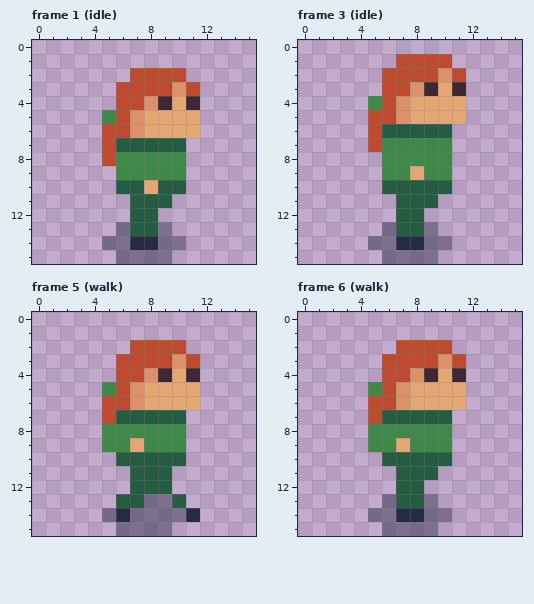
Pixel-art file -- assets/sprites/asefiles/beth.ase. This is how it looked before the edit.
16x16 pixels, 13 frames. Shown: frame 1 (idle), frame 3 (idle), frame 5 (walk), frame 6 (walk). The old version is drawn lined up with the new one. The commit also changed other frames, which this record leaves out.
Now the later version:
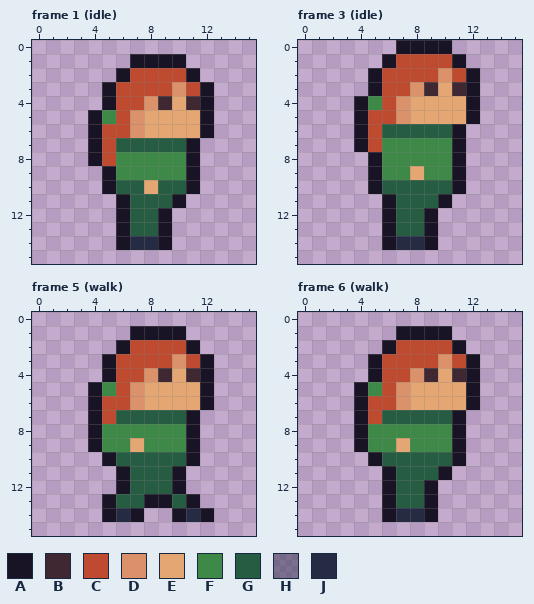
Palette (. is transparent): A #181425  B #3f2832  C #be4a2f  D #db9169  E #e4a672  F #3e8948  G #265c42  H #262b4474  J #262b44
The exact change:
whole drawing moved by +1,+0 (the old picture is shown already moved)
Changed rows in their new state; - is an unchanged pixel.
Frame 1 (idle):
first column x 4:
 1 ---AAAA--
 2 --A----A-
 3 -A------A
 4 -A------A
 5 A-------A
 6 A-------A
 7 A------A-
 8 A------A-
 9 -A-----A-
10 -A-----A-
11 --A---A--
12 --A--A---
13 --A--A---
14 -.A--A.--
15 --....---
Frame 3 (idle):
first column x 4:
 0 ---AAAA--
 1 --A----A-
 2 -A------A
 3 -A------A
 4 A-------A
 5 A-------A
 6 A------A-
 7 A------A-
 8 -A-----A-
 9 -A-----A-
10 -A-----A-
11 --A---A--
12 --A--A---
13 --A--A---
14 -.A--A.--
15 --....---
Frame 5 (walk):
first column x 4:
 1 ---AAAA--
 2 --A----A-
 3 -A------A
 4 -A------A
 5 A-------A
 6 A-------A
 7 A------A-
 8 A------A-
 9 A------A-
10 -A-----A-
11 --A---A--
12 --A---A--
13 -A--AA-A-
14 -A-A..A-A
15 --....---
Frame 6 (walk):
first column x 4:
 1 ---AAAA--
 2 --A----A-
 3 -A------A
 4 -A------A
 5 A-------A
 6 A-------A
 7 A------A-
 8 A------A-
 9 A------A-
10 -A-----A-
11 --A---A--
12 --A--A---
13 --A--A---
14 -.A--A.--
15 --....---
Changed places in both pictures, as pixel boxes (x1, y1, x2, y2):
changed: (88, 54, 214, 264)
changed: (354, 40, 480, 264)
changed: (88, 326, 214, 536)
changed: (354, 326, 480, 536)
